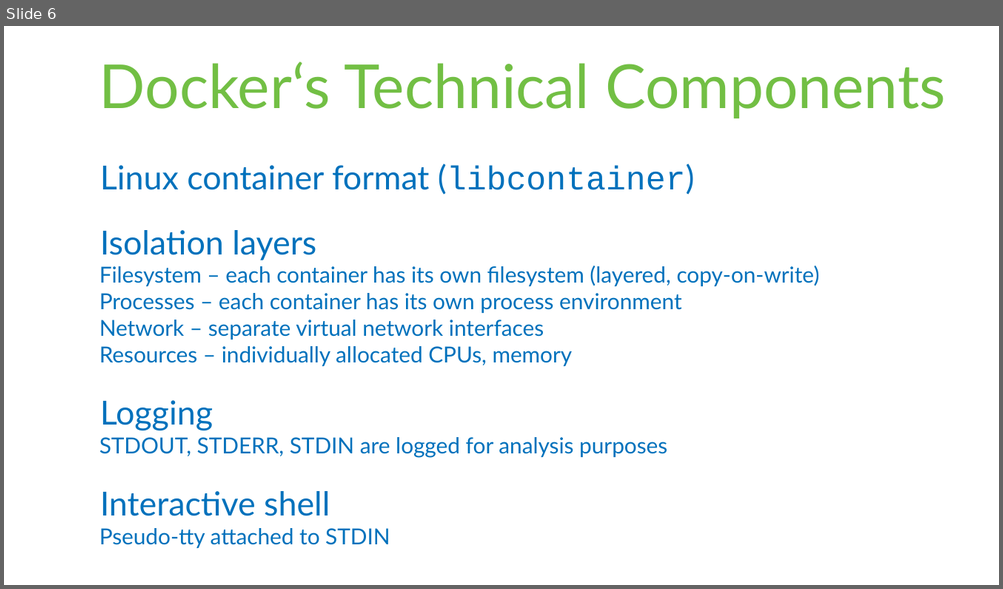
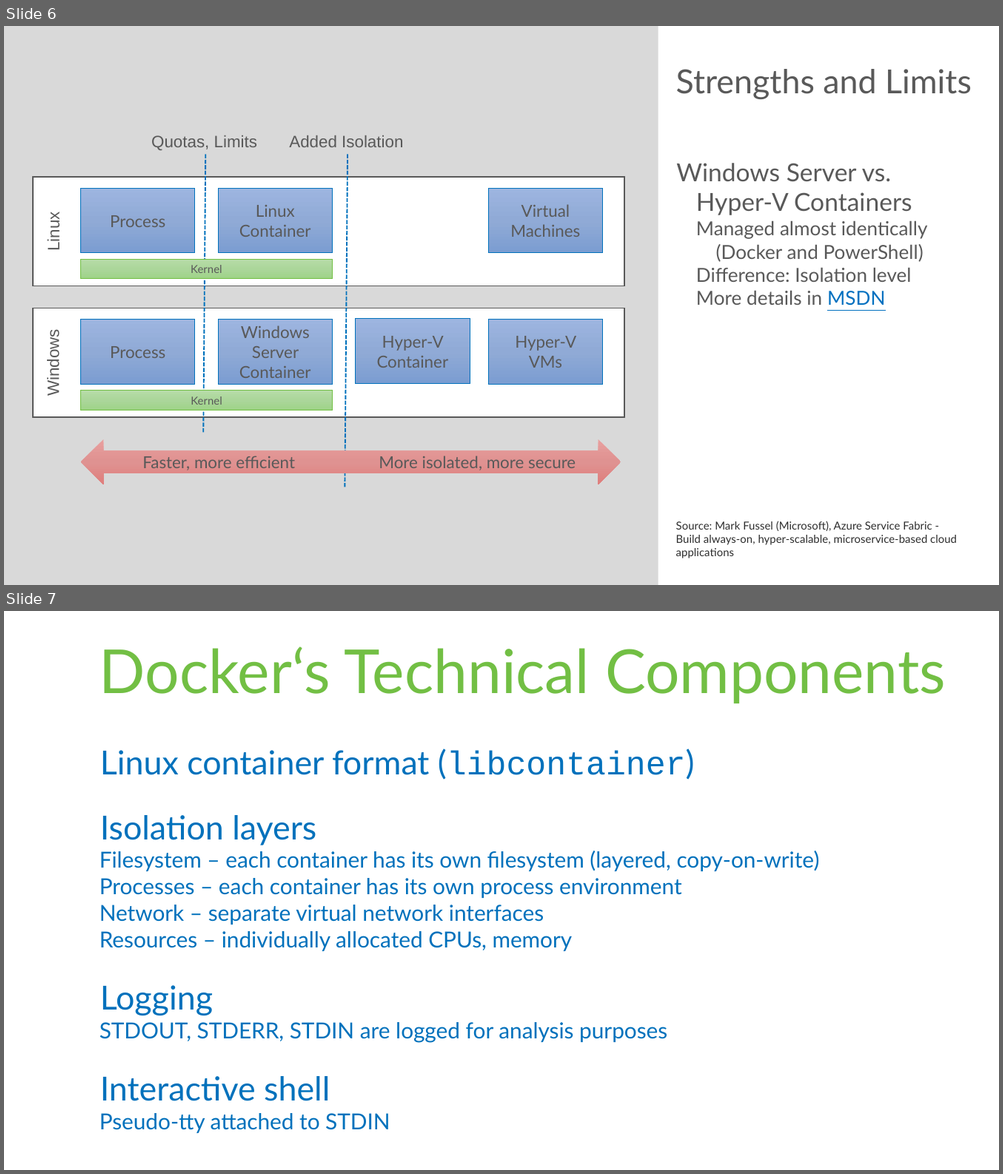
Before and after one commit to rstropek/DockerVS2015Intro, a slide deck: slides/Docker-Workshop.pptx. Shown one above the other, each under a label of ours: slide 6 before the commit, slides 6 and 7 after it. The pictures are 1003x589 and 1003x1174 pixels, drawn with LibreOffice and Linux fonts; fonts in the diff are those of the drawing. Boxes give left, top, right and bottom in pixels: in the first picture for what was removed or moved away, otherwise in the second. Text is boxed around its words. In the diff, an @@ line names an element or a change of style, - is before the commit and + after.

```diff
--- a/slides/Docker-Workshop.pptx
+++ b/slides/Docker-Workshop.pptx
@@ slide 6 added at [4,26,999,585], background #FFFFFF @@
@@ rectangle added at [4,26,657,585], fill #D9D9D9 @@
@@ title added at [676,69,971,99], 24 pt, text #595959 @@
+Strengths and Limits
@@ text added at [151,136,257,150], 12 pt, text #595959 @@
+Quotas, Limits
@@ text added at [289,136,403,147], 12 pt, text #595959 @@
+Added Isolation
@@ line added from (206, 154) to (203, 433), #0071BC 1 pt dashed @@
@@ line added from (347, 154) to (345, 488), #0071BC 1 pt dashed @@
@@ rectangle added at [33,177,625,286], fill #FFFFFF, outline #595959 1 pt @@
@@ text added at [676,163,928,306], 14 pt, text #595959 @@
+Windows Server vs.
+Hyper-V Containers
+  Managed almost identically (Docker and PowerShell)
+  Difference: Isolation level
+  More details in MSDN
@@ rectangle added at [80,188,195,252], fill gradient #9DB6E0 to #90AAD7 to #7C9DD2, outline #0071BC 0.5 pt, 12 pt, text #595959 @@
+Process
@@ rectangle added at [218,188,333,252], fill gradient #9DB6E0 to #90AAD7 to #7C9DD2, outline #0071BC 0.5 pt, 12 pt, text #595959 @@
+Linux Container
@@ rectangle added at [489,188,603,252], fill gradient #9DB6E0 to #90AAD7 to #7C9DD2, outline #0071BC 0.5 pt, 12 pt, text #595959 @@
+Virtual Machines
@@ text added at [45,215,63,249], 12 pt, text #595959 @@
+Linux
@@ rectangle added at [80,260,333,280], fill gradient #B7DCA8 to #ABD69A to #9ED488, outline #72BF44 0.5 pt, 8 pt, text #595959 @@
+Kernel
@@ rectangle added at [33,309,625,418], fill #FFFFFF, outline #595959 1 pt @@
@@ text added at [44,336,62,395], 12 pt, text #595959 @@
+Windows
@@ rectangle added at [80,319,195,384], fill gradient #9DB6E0 to #90AAD7 to #7C9DD2, outline #0071BC 0.5 pt, 12 pt, text #595959 @@
+Process
@@ rectangle added at [218,319,333,384], fill gradient #9DB6E0 to #90AAD7 to #7C9DD2, outline #0071BC 0.5 pt, 12 pt, text #595959 @@
+Windows Server Container
@@ rectangle added at [355,319,469,384], fill gradient #9DB6E0 to #90AAD7 to #7C9DD2, outline #0071BC 0.5 pt, 12 pt, text #595959 @@
+Hyper-V Container
@@ rectangle added at [489,319,603,384], fill gradient #9DB6E0 to #90AAD7 to #7C9DD2, outline #0071BC 0.5 pt, 12 pt, text #595959 @@
+Hyper-V VMs
@@ rectangle added at [80,391,333,411], fill gradient #B7DCA8 to #ABD69A to #9ED488, outline #72BF44 0.5 pt, 8 pt, text #595959 @@
+Kernel
@@ left arrow added at [80,440,345,485], fill gradient #E9A09E to #DF9391 to #DF7F7D, 12 pt, text #595959 @@
+Faster, more efficient
@@ right arrow added at [345,440,620,485], fill gradient #E9A09E to #DF9391 to #DF7F7D, 12 pt, text #595959 @@
+More isolated, more secure
@@ text added at [676,521,956,559], 8 pt, text #2C2C2C @@
+Source: Mark Fussel (Microsoft), Azure Service Fabric -
+Build always-on, hyper-scalable, microservice-based cloud applications
@@ what was slide 6 is now slide 7 @@
```
Also in this commit, not shown: 1 slide changed, 2 other slides added, 10 other files.
